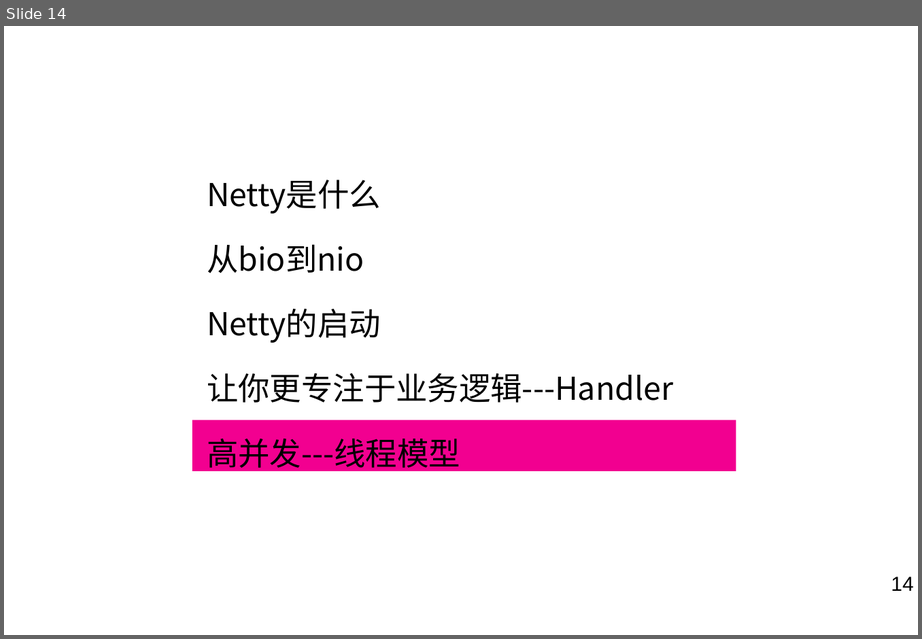
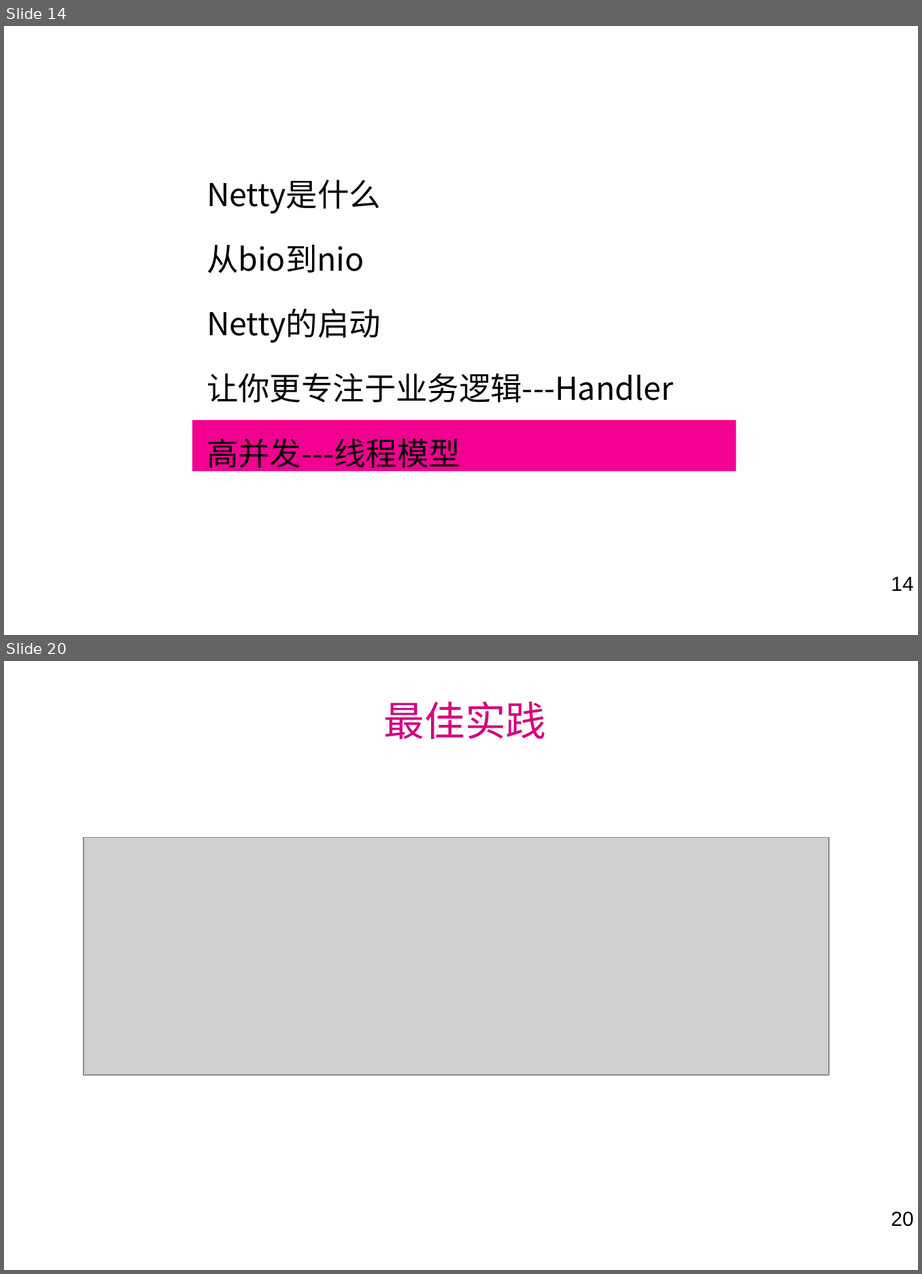
Before and after one commit to laienliang/netty-demo, a slide deck: doc/netty学习分享.ppt. Shown one above the other, each under a label of ours: slide 14 before the commit, slides 14 and 20 after it; the slides between them are not shown. The pictures are 922x639 and 922x1274 pixels, drawn with LibreOffice and Linux fonts; fonts in the diff are those of the drawing; grey boxes stand for pictures; background and template pictures are left out. Boxes give left, top, right and bottom in pixels: in the first picture for what was removed or moved away, otherwise in the second. Text is boxed around its words. In the diff, an @@ line names an element or a change of style, - is before the commit and + after.

```diff
--- a/doc/netty学习分享.ppt
+++ b/doc/netty学习分享.ppt
@@ slide 20 added at <box>4,661,918,1270</box>, background picture (left out); not listed: 1 template element that a slide beside it also shows @@
@@ title added at <box>384,701,547,739</box>, 36 pt, text #D50080 @@
+最佳实践
@@ picture added at <box>84,838,830,1075</box> @@
```
Also in this commit, not shown: 13 slides changed, 1 other slide added, 2 slides removed, 13 other files.
